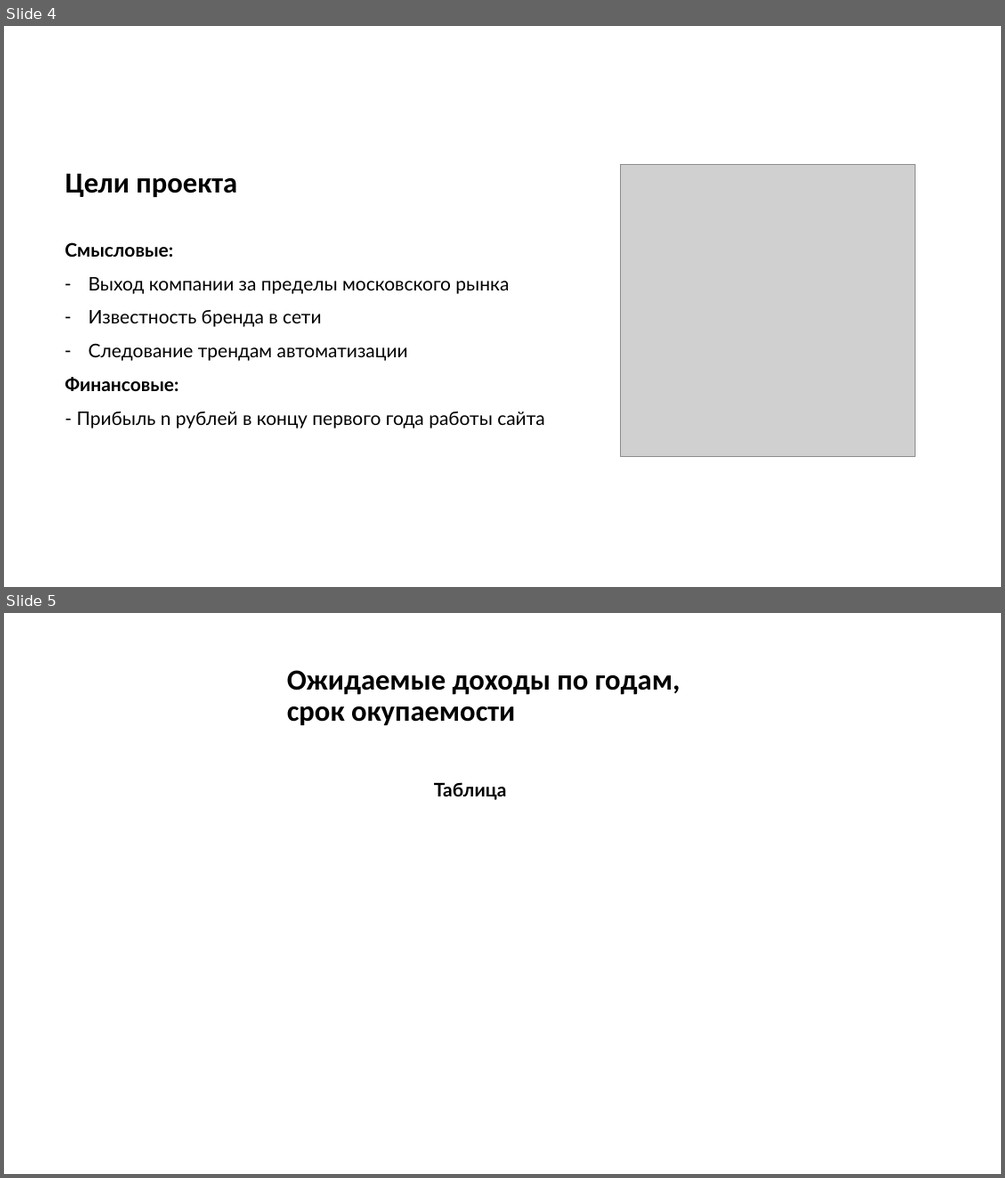
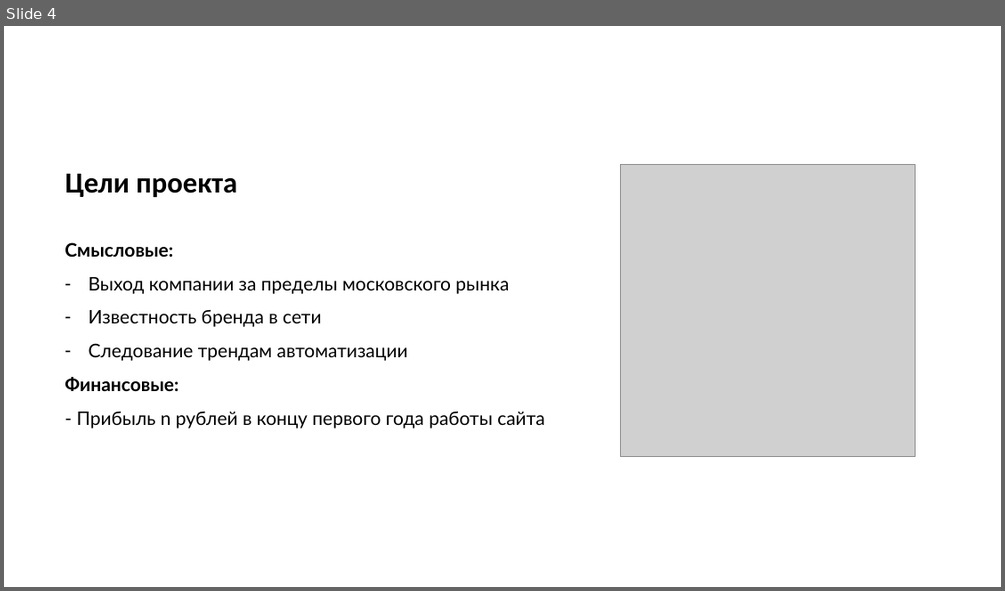
Before and after one commit to LYuree/UiTP, a slide deck: УиТП презентация.pptx. Shown one above the other, each under a label of ours: slides 4 and 5 before the commit, slide 4 after it. The pictures are 1005x1178 and 1005x591 pixels, drawn with LibreOffice and Linux fonts; fonts in the diff are those of the drawing; grey boxes stand for pictures. Boxes give left, top, right and bottom in pixels: in the first picture for what was removed or moved away, otherwise in the second. Text is boxed around its words. In the diff, an @@ line names an element or a change of style, - is before the commit and + after.

```diff
--- a/УиТП презентация.pptx
+++ b/УиТП презентация.pptx
@@ slide 5 removed at (x1=4, y1=613, x2=1001, y2=1174), background #FFFFFF @@
@@ text removed at (x1=287, y1=670, x2=680, y2=725) @@
-Ожидаемые доходы по годам, срок окупаемости
@@ text removed at (x1=434, y1=782, x2=507, y2=800) @@
-Таблица
```
Also in this commit, not shown: 4 slides changed, 3 slides added, 6 other slides removed, 1 other file.
